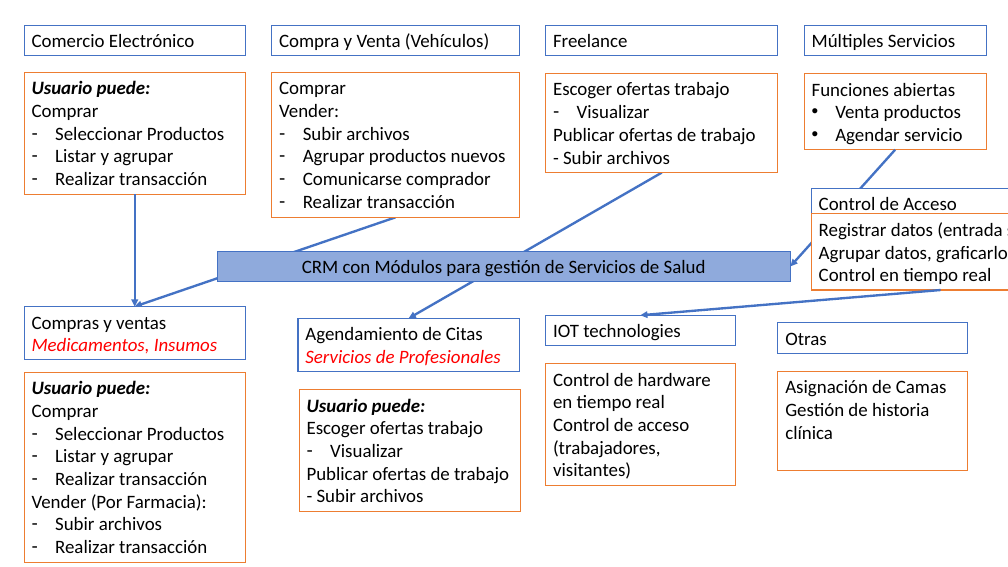
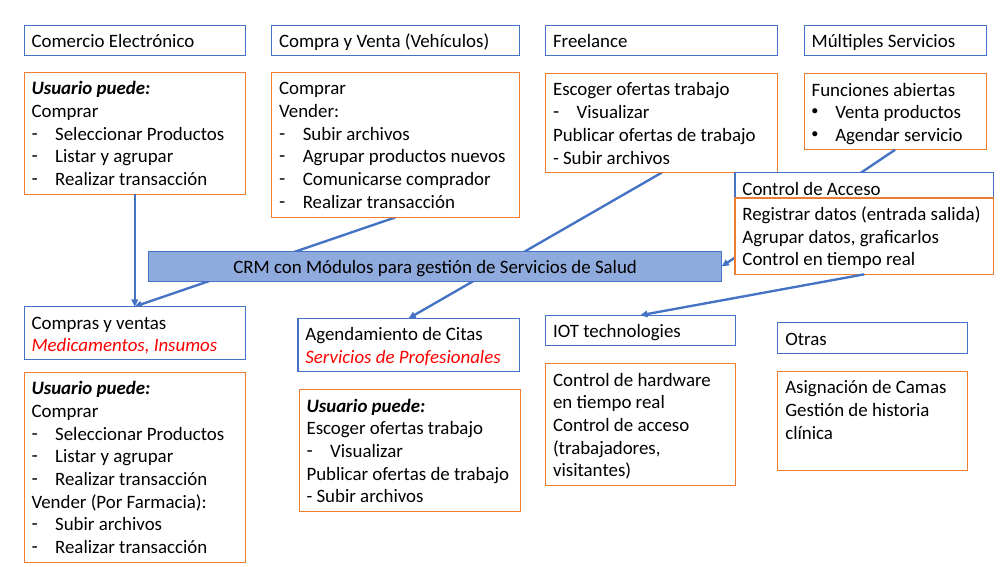
Before and after one commit to SaulArt7/Medibyte, a slide deck: slide 2 of documents/Propuesta Integración de Ideas.pptx. Drawn at 1008x567 pixels with LibreOffice and Linux fonts; fonts in the diff are those of the drawing. Boxes give left, top, right and bottom in pixels: in the first picture for what was removed or moved away, otherwise in the second. Text is boxed around its words. In the diff, an @@ line names an element or a change of style, - is before the commit and + after.

Commit message:
Cambios en presentación medibyte

```diff
--- a/documents/Propuesta Integración de Ideas.pptx
+++ b/documents/Propuesta Integración de Ideas.pptx
@@ arrow moved from (895, 150) - (791, 266) to (895, 150) - (722, 266) @@
@@ rectangle "Control de Acceso": place and size @@
-rectangle "Control de Acceso" at bbox=[811, 188, 1008, 219]
+rectangle "Control de Acceso" at bbox=[735, 172, 994, 203]
@@ rectangle "Registrar datos (entrada salida)": place and size @@
-rectangle "Registrar datos (entrada salida)" at bbox=[811, 214, 1008, 290]
+rectangle "Registrar datos (entrada salida)" at bbox=[735, 198, 994, 274]
@@ rectangle "CRM con Módulos para gestión ...": place and size @@
-rectangle "CRM con Módulos para gestión ..." at bbox=[218, 251, 791, 281]
+rectangle "CRM con Módulos para gestión ..." at bbox=[149, 251, 722, 281]
@@ arrow moved from (941, 290) - (640, 315) to (864, 274) - (640, 315) @@
```
